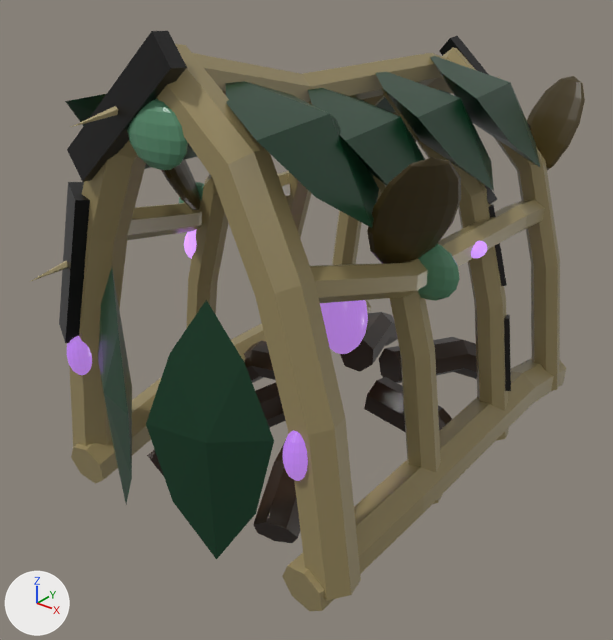
Two versions of the glTF model public/assets/models/circle-musterhall.glb, one commit apart.
The view is the same before and after, from a 50 mm lens placed at (2.66, -3.67, 2.83), pointed at (-0.04, -0.3, 0.74). Lighting does not change. The marker at lower left points along +X, +Y and +Z. The first picture is the older version. Where no turn or scale is listed for an object, it has been applied to the vertices. Vertices at exactly the same position are counted once.

Before the edit, the objects in view are built like this:
```python
ob_circle_musterhall_damage_critical_circle_musterhall_damage_critical_splinter = bpy.data.objects.new('circle-musterhall-damage-critical-circle-musterhall-damage-critical-splinter', me_mesh_13)
ob_circle_musterhall_damage_critical_circle_musterhall_damage_critical_splinter.location = (0.0, 0.0, 0.0)
ob_circle_musterhall_damage_critical_circle_musterhall_damage_critical_split = bpy.data.objects.new('circle-musterhall-damage-critical-circle-musterhall-damage-critical-split', me_mesh_12)
ob_circle_musterhall_damage_critical_circle_musterhall_damage_critical_split.location = (0.0, 0.0, 0.0)
ob_circle_musterhall_damage_critical_circle_musterhall_damage_critical_wilted = bpy.data.objects.new('circle-musterhall-damage-critical-circle-musterhall-damage-critical-wilted', me_mesh_15)
ob_circle_musterhall_damage_critical_circle_musterhall_damage_critical_wilted.location = (0.0, 0.0, 0.0)
ob_circle_musterhall_damage_moderate_circle_musterhall_damage_moderate_crack = bpy.data.objects.new('circle-musterhall-damage-moderate-circle-musterhall-damage-moderate-crack', me_mesh_10)
ob_circle_musterhall_damage_moderate_circle_musterhall_damage_moderate_crack.location = (0.0, 0.0, 0.0)
ob_circle_musterhall_damage_moderate_circle_musterhall_damage_moderate_leak_fading_light = bpy.data.objects.new('circle-musterhall-damage-moderate-circle-musterhall-damage-moderate-leak-fading-light', me_mesh_11)
ob_circle_musterhall_damage_moderate_circle_musterhall_damage_moderate_leak_fading_light.location = (0.0, 0.0, 0.0)
ob_circle_musterhall_growth_canopy_circle_musterhall_leaves = bpy.data.objects.new('circle-musterhall-growth-canopy-circle-musterhall-leaves', me_mesh_7)
ob_circle_musterhall_growth_canopy_circle_musterhall_leaves.location = (0.0, 0.0, 0.0)
# also in view: 'circle-musterhall-growth-canopy-circle-musterhall-owner' at (0.0, -0.85, 1.63); 'circle-musterhall-growth-canopy-entrance-1' at (-0.33, -1.45, 0.68); 'circle-musterhall-growth-canopy-entrance--1' at (0.33, -1.45, 0.68); 'circle-musterhall-growth-roots-circle-musterhall-wood' at (-0.01, -0.03, 0.07); 'circle-musterhall-growth-roots-circle-musterhall-roots' at (0.0, 0.0, 0.12)
```
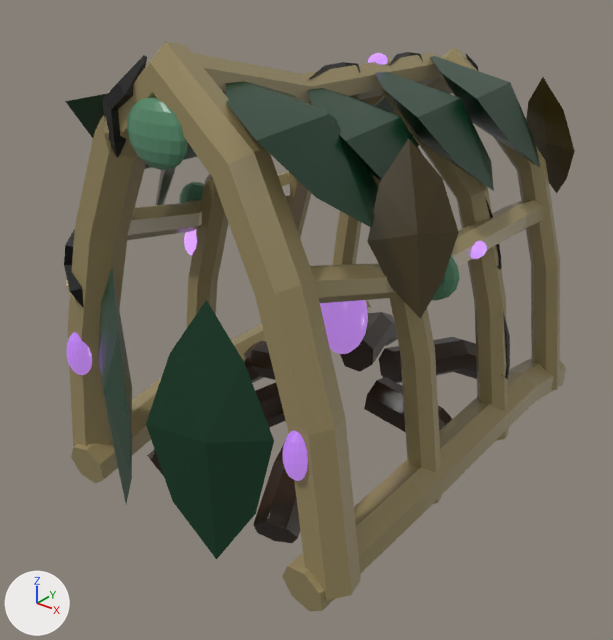
Commit message: Revamp Circle building damage stages

Changed parts and their boxes (x1, y1, x2, y2) in the pictures (613 x 640 px; the box of a moved part takes in the faces that stretch with it):
'circle-musterhall-damage-critical-circle-musterhall-damage-critical-wilted', reshaped (29% taller)
    before: (162, 76, 585, 263)
    after: (155, 77, 575, 319)
'circle-musterhall-damage-critical-circle-musterhall-damage-critical-split', reshaped (12% narrower, 19% shorter)
    before: (59, 31, 531, 343)
    after: (64, 54, 478, 307)
'circle-musterhall-damage-moderate-circle-musterhall-damage-moderate-crack', reshaped
    before: (484, 185, 511, 391)
    after: (309, 52, 510, 379)
'circle-musterhall-damage-critical-circle-musterhall-damage-critical-splinter', reshaped (14% narrower, 21% taller)
    before: (31, 76, 500, 281)
    after: (66, 55, 469, 304)
'circle-musterhall-damage-moderate-circle-musterhall-damage-moderate-leak-fading-light', reshaped
    before: (471, 241, 487, 258)
    after: (368, 53, 487, 259)
part 1 of me_mesh_10, rebuilt
    before: (504, 315, 511, 391)
    after: (503, 312, 510, 367)
part 2 of me_mesh_10, rebuilt
    before: (488, 204, 507, 286)
    after: (486, 199, 501, 258)
part 3 of me_mesh_10, added
    after: (309, 52, 423, 79)
part 4 of me_mesh_10, cut back
    before: (484, 185, 497, 204)
part 5 of me_mesh_11, moved or reshaped (not visible before)
    after: (368, 53, 388, 65)
part 6 of me_mesh_12, rebuilt
    before: (439, 36, 459, 55)
    after: (466, 54, 478, 71)
part 7 of me_mesh_12, added (black)
    after: (102, 55, 147, 158)
part 8 of me_mesh_12, added (black)
    after: (64, 229, 84, 307)
part 9 of me_mesh_12, deleted (black)
    before: (59, 31, 187, 343)
part 10 of me_mesh_12, deleted
    before: (446, 38, 531, 128)
part 11 of me_mesh_13, deleted
    before: (71, 106, 118, 127)
part 12 of me_mesh_13, added (mostly hidden)
    after: (104, 91, 111, 154)
part 13 of me_mesh_13, moved or reshaped
    before: (31, 261, 67, 281)
    after: (66, 278, 76, 304)
part 14 of me_mesh_15, rebuilt
    before: (527, 76, 585, 170)
    after: (526, 77, 575, 193)
part 15 of me_mesh_15, rebuilt
    before: (162, 159, 201, 210)
    after: (155, 167, 176, 206)
part 16 of me_mesh_15, rebuilt (69% taller)
    before: (367, 157, 461, 263)
    after: (367, 139, 459, 319)

Patch to the scene script:
```diff
--- a/public/assets/models/circle-musterhall.glb.py
+++ b/public/assets/models/circle-musterhall.glb.py
@@ me_mesh_10 @@
-me_mesh_10.from_pydata(...)  # 48 vertices, 72 faces; spans x -0.82..0.93, y -0.43..0.85, z 0.31..2.04
+me_mesh_10.from_pydata(...)  # 192 vertices, 336 faces; spans x -0.82..0.9, y -0.41..0.75, z 0.27..2.12
+# me_mesh_10 part 1: the loose piece of 8 vertices spanning x 0.8..0.93, y 0.37..0.44, z 0.31..0.76 is rebuilt with 18 vertices and now spans x 0.83..0.89, y 0.35..0.45, z 0.27..0.83
+# me_mesh_10 part 2: the loose piece of 8 vertices spanning x 0.63..0.83, y 0.37..0.45, z 0.93..1.38 is rebuilt with 18 vertices and now spans x 0.67..0.76, y 0.35..0.46, z 0.92..1.43
+# me_mesh_10 part 3: 64 vertices added at x -0.07..0.07, y -0.39..0.75, z 2.04..2.12
+# me_mesh_10 part 4: 8 vertices removed from x 0.34..0.71, y 0.38..0.46, z 1.36..1.74; 32 vertices added at x 0.43..0.58, y 0.37..0.46, z 1.46..1.71
+# other edits to the shape of me_mesh_10 do not show in these pictures
 me_mesh_10.materials.append(mat_circle_musterhall_damage_moderate_crack)
@@ me_mesh_11 @@
-me_mesh_11.from_pydata(...)  # 265 vertices, 518 faces; spans x -0.044..0.834, y -0.522..0.425, z 1.206..2.04
+me_mesh_11.from_pydata(...)  # 265 vertices, 518 faces; spans x -0.044..0.834, y -0.524..0.342, z 1.206..2.126
+# me_mesh_11 part 5: the loose piece of 93 vertices spanning x -0.044..0.044, y 0.285..0.425, z 1.954..2.04 is moved by (0.0, -0.083, 0.085)
+# other edits to the shape of me_mesh_11 do not show in these pictures
 me_mesh_11.materials.append(mat_circle_musterhall_damage_moderate_leak_fading_light)
@@ me_mesh_12 @@
-me_mesh_12.from_pydata(...)  # 40 vertices, 60 faces; spans x -0.9..0.5, y -1.4..1.23, z 0.79..2.4
+me_mesh_12.from_pydata(...)  # 110 vertices, 200 faces; spans x -0.8..0.31, y -1.39..1.22, z 1.02..2.29
+# me_mesh_12 part 6: the loose piece of 8 vertices spanning x -0.13..0.49, y 1.13..1.23, z 1.55..2.12 is rebuilt with 22 vertices and now spans x 0.05..0.31, y 1.14..1.22, z 1.62..2.03
+# me_mesh_12 part 7: a new loose piece of 22 vertices spanning x -0.3..-0.08, y -1.37..-1.28, z 1.84..2.29, in mat_circle_musterhall_damage_critical_split (black #030101)
+# me_mesh_12 part 8: a new loose piece of 22 vertices spanning x -0.8..-0.63, y -1.39..-1.23, z 1.02..1.46, in mat_circle_musterhall_damage_critical_split (black #030101)
+# me_mesh_12 part 9: 16 vertices removed from x -0.9..0.17, y -1.4..-1.25, z 0.79..2.4
+# me_mesh_12 part 10: 8 vertices removed from x -0.12..0.5, y 1.13..1.23, z 1.53..2.11
+# other edits to the shape of me_mesh_12 do not show in these pictures
 me_mesh_12.materials.append(mat_circle_musterhall_damage_critical_split)
@@ me_mesh_13 @@
-me_mesh_13.from_pydata(...)  # 60 vertices, 100 faces; spans x -0.81..0.25, y -1.56..1.41, z 1.17..2.12
+me_mesh_13.from_pydata(...)  # 90 vertices, 160 faces; spans x -0.8..0.22, y -1.38..1.21, z 1.03..2.19
+# me_mesh_13 part 11: the loose piece of 12 vertices spanning x -0.28..-0.13, y -1.56..-1.26, z 2.02..2.12 is deleted
+# me_mesh_13 part 12: 36 vertices added at x -0.31..0.09, y -1.38..-0.61, z 1.86..2.19
+# me_mesh_13 part 13: 12 vertices removed from x -0.81..-0.62, y -1.52..-1.25, z 1.17..1.3; 18 vertices added at x -0.8..-0.67, y -1.37..-1.24, z 1.03..1.34
+# other edits to the shape of me_mesh_13 do not show in these pictures
 me_mesh_13.materials.append(mat_circle_musterhall_damage_critical_splinter)
@@ me_mesh_15 @@
-me_mesh_15.from_pydata(...)  # 344 vertices, 672 faces; spans x -0.96..0.96, y -0.75..1.55, z 1.3..1.9
+me_mesh_15.from_pydata(...)  # 40 vertices, 64 faces; spans x -0.92..0.92, y -0.74..1.52, z 1.16..1.92
+# me_mesh_15 part 14: the loose piece of 86 vertices spanning x 0.34..0.75, y 1.23..1.55, z 1.3..1.9 is rebuilt with 10 vertices and now spans x 0.34..0.75, y 1.28..1.52, z 1.16..1.92
+# me_mesh_15 part 15: the loose piece of 86 vertices spanning x -0.96..-0.61, y -0.75..-0.37, z 1.3..1.9 is rebuilt with 10 vertices and now spans x -0.92..-0.65, y -0.74..-0.39, z 1.16..1.92
+# me_mesh_15 part 16: the loose piece of 86 vertices spanning x 0.61..0.96, y -0.75..-0.37, z 1.3..1.9 is rebuilt with 10 vertices and now spans x 0.65..0.92, y -0.74..-0.39, z 1.16..1.92
+# other edits to the shape of me_mesh_15 do not show in these pictures
 me_mesh_15.materials.append(mat_circle_musterhall_damage_critical_wilted)
```
